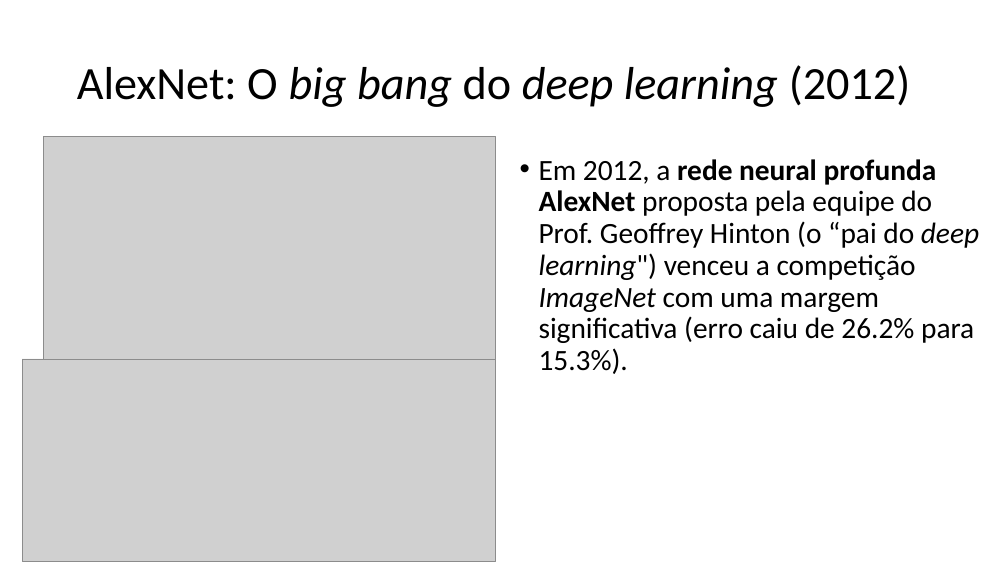
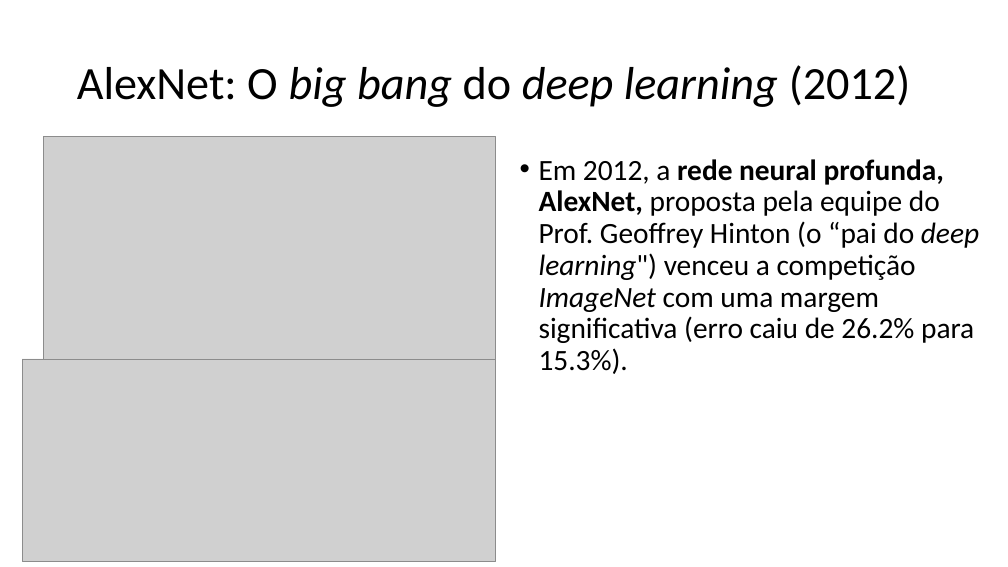
Before and after one commit to zz4fap/c24_inteligencia_artificial, a slide deck: slide 26 of slides/C24_Introdução.pptx. Drawn at 1008x567 pixels with LibreOffice and Linux fonts; fonts in the diff are those of the drawing; grey boxes stand for pictures. Boxes give left, top, right and bottom in pixels: in the first picture for what was removed or moved away, otherwise in the second. Text is boxed around its words. In the diff, an @@ line names an element or a change of style, - is before the commit and + after.

```diff
--- a/slides/C24_Introdução.pptx
+++ b/slides/C24_Introdução.pptx
@@ text at [539,159,979,374]: text changed @@
-• Em 2012, a rede neural profunda AlexNet proposta pela equipe do Prof. Geoffrey Hinton (o “pai do deep learning") venceu a competição ImageNet com uma margem significativa (erro caiu de 26.2% para 15.3%).
+• Em 2012, a rede neural profunda, AlexNet, proposta pela equipe do Prof. Geoffrey Hinton (o “pai do deep learning") venceu a competição ImageNet com uma margem significativa (erro caiu de 26.2% para 15.3%).
```
Also in this commit, not shown: 21 other slides changed, 1 slide added, 1 other file.
